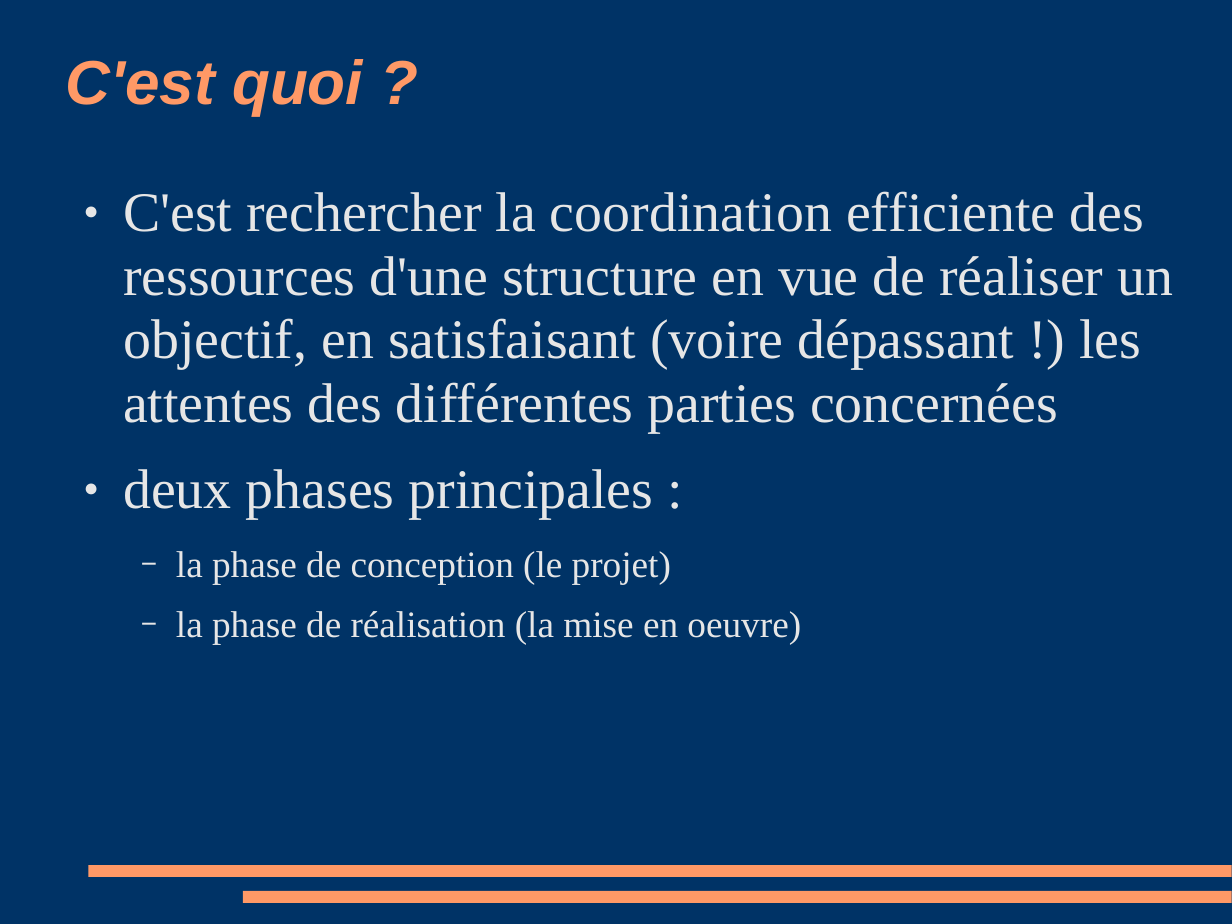
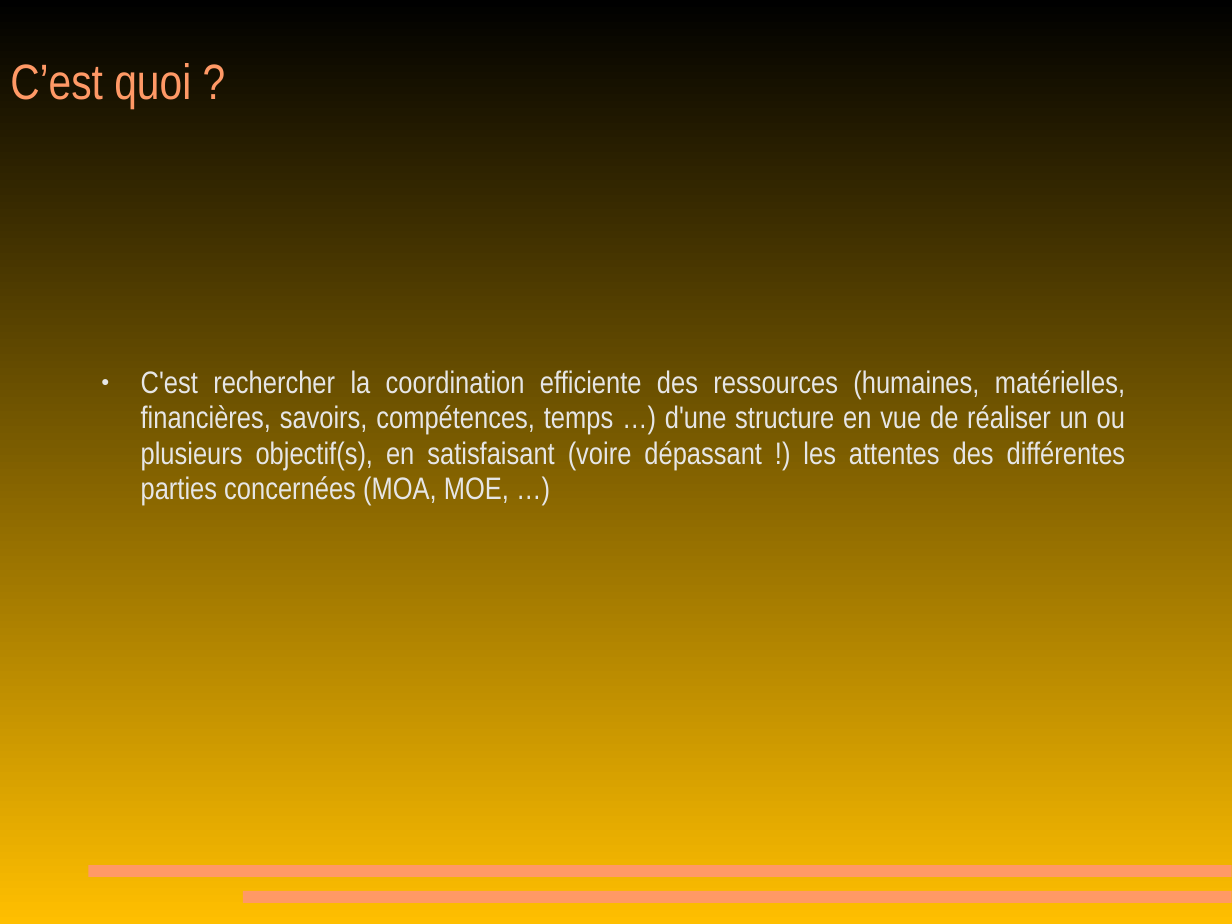
Before and after one commit to MichaelMondou/Cours, a slide deck: slide 3 of Gestion de projet/010 cours 1 gestion projet.pps (slide 2 before the commit). Drawn at 1232x924 pixels with LibreOffice and Linux fonts; fonts in the diff are those of the drawing. Boxes give left, top, right and bottom in pixels: in the first picture for what was removed or moved away, otherwise in the second. Text is boxed around its words. In the diff, an @@ line names an element or a change of style, - is before the commit and + after.

Commit message:
Les PDFs de gestion de projet à jour.

```diff
--- a/Gestion de projet/010 cours 1 gestion projet.pps
+++ b/Gestion de projet/010 cours 1 gestion projet.pps
@@ background #003366 to gradient #000000 to #FFBF00 @@
@@ title at (10,63,191,109): text changed; size 40 to 32 pt; font Arial to Arial Narrow; bold off; italic off @@
-C'est quoi ?
+C’est quoi ?
@@ text at (141,370,1126,505): text changed; size 36 to 20 pt; font Times New Roman to Arial Narrow @@
-● C'est rechercher la coordination efficiente des ressources d'une structure en vue de réaliser un objectif, en satisfaisant (voire dépassant !) les attentes des différentes parties concernées
-● deux phases principales :
-  − la phase de conception (le projet)
-  − la phase de réalisation (la mise en oeuvre)
+● C'est rechercher la coordination efficiente des ressources (humaines, matérielles, financières, savoirs, compétences, temps …) d'une structure en vue de réaliser un ou plusieurs objectif(s), en satisfaisant (voire dépassant !) les attentes des différentes parties concernées (MOA, MOE, …)
```
Also in this commit, not shown: 5 other slides changed, 9 slides added, 8 slides removed, 9 other files.
